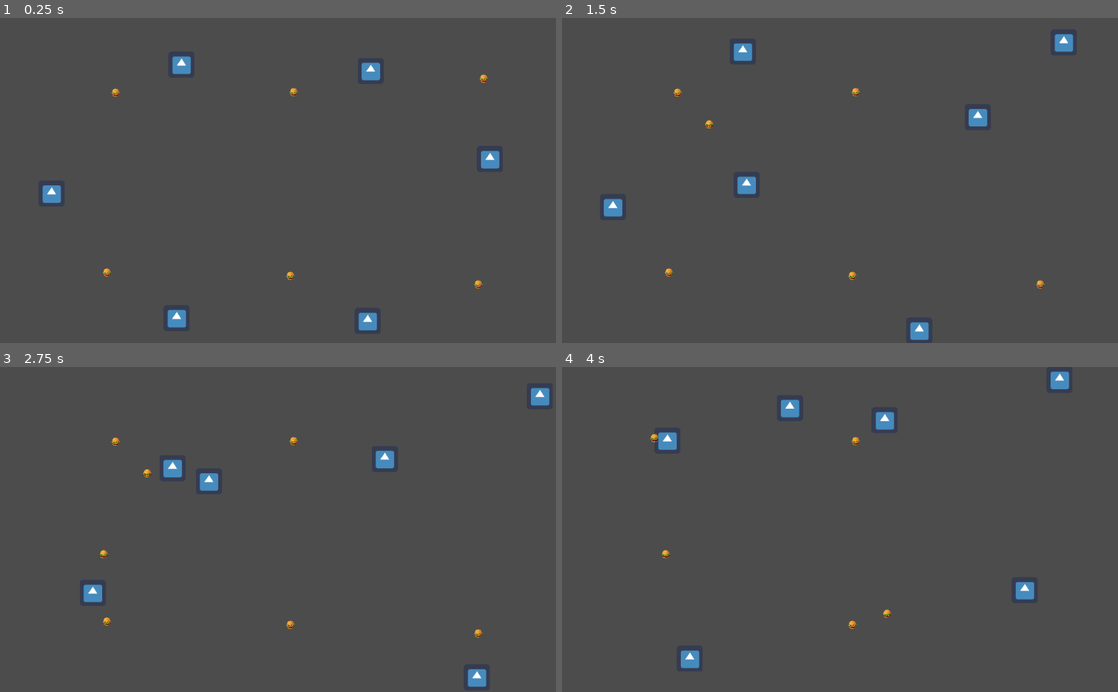
Above: before the commit, frames 1-4 (two rows, left to right).
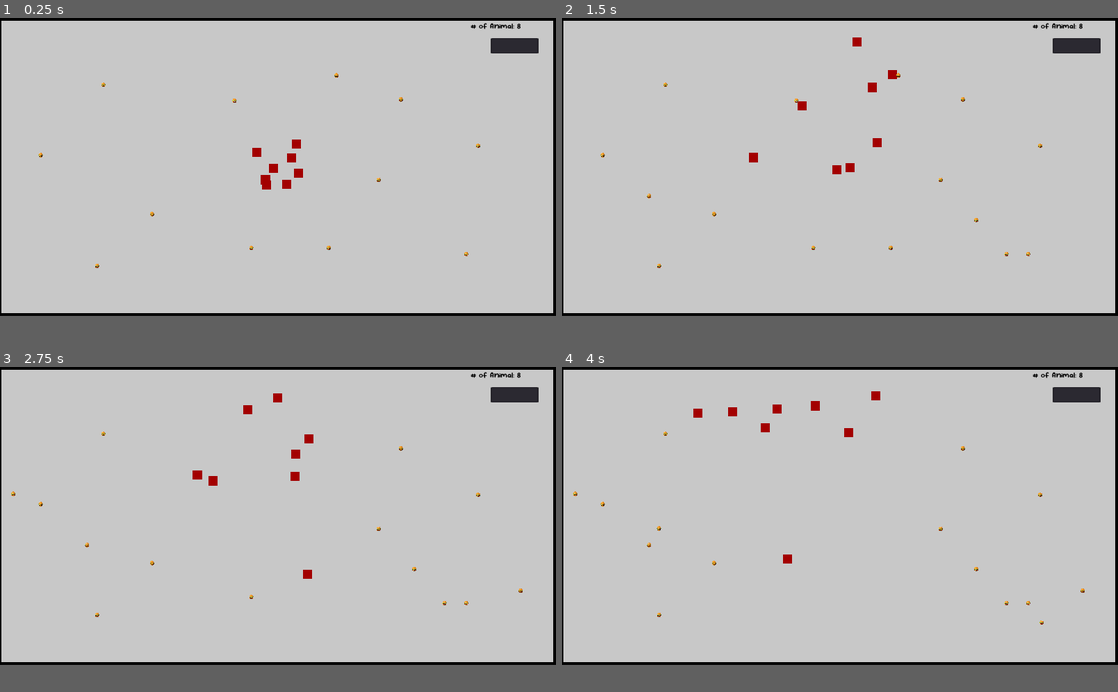
Above: after the commit, the same moments.

Repository: SachJay/LifeSimulator
Game: Godot game, scene res://Scenes/World.tscn
Two runs of this game, one before a commit and one after it. Both use one fixed random seed, a clock stepped at 60 frames per second and the inputs below. The engine's default icon, where the game draws it, is replaced by a stand-in: a white triangle on a blue panel in a dark square.
Inputs:
- Up to frame 1 (0.25 s): no input
- Up to frame 2 (1.5 s): no input
- Up to frame 3 (2.75 s): no input
- Up to frame 4 (4 s): no input
In our replay, the window is 800x468 before the commit and 800x429 after it. These sizes can differ from the game's own. Grey fills any space a smaller window leaves; there, only what the larger window draws over its background counts as a difference.

The runs differ from the first frame. In frame 1, 92% of the frame differs, in the area x 0-100%, y 0-97%; in frame 2, 92%; in frame 3, 92%; in frame 4, 92%.

Commit message:
fixes bugs and refines alpha version

Diff:
--- a/app/Scenes/Generator.gd
+++ /dev/null
@@ -1,28 +0,0 @@
-extends Node
-
-onready var tween = $food
-var rng = RandomNumberGenerator.new()
-
-var counter = 0;
-
-func _ready():
-	pass
-
-
-func _on_Timer_timeout():
-	counter+=1
-
-#	var child = load("res://Scenes/animal.tscn").instance()
-#	self.add_child(child)
-
-	if counter % 2 == 0:
-		var food = load("res://Scenes/food.tscn").instance()
-		food.position.x = rng.randf_range(-450, 450)
-		food.position.y = rng.randf_range(-250, 250)
-		self.add_child(food)
-
-	if counter % 25 == 0:
-		#end of day
-		counter = 0
-
-	print("1 sec has passed")
--- a/app/Scenes/World.tscn
+++ b/app/Scenes/World.tscn
@@ -1,79 +1,153 @@
-[gd_scene load_steps=5 format=2]
+[gd_scene load_steps=8 format=2]
 
 [ext_resource path="res://Scenes/walls.tscn" type="PackedScene" id=1]
 [ext_resource path="res://Scenes/animal.tscn" type="PackedScene" id=2]
-[ext_resource path="res://Scenes/food.tscn" type="PackedScene" id=3]
-[ext_resource path="res://Scenes/Generator.gd" type="Script" id=4]
+[ext_resource path="res://Font/Bodo Amat.ttf" type="DynamicFontData" id=3]
+[ext_resource path="res://Scripts/world.gd" type="Script" id=4]
+[ext_resource path="res://Scenes/food.tscn" type="PackedScene" id=5]
+
+[sub_resource type="Theme" id=1]
+
+[sub_resource type="DynamicFont" id=2]
+size = 24
+outline_color = Color( 0, 0, 0, 1 )
+font_data = ExtResource( 3 )
 
 [node name="World" type="Node2D"]
-position = Vector2( -29, -19 )
+position = Vector2( 908, 488 )
 script = ExtResource( 4 )
 
-[node name="animal8" parent="." instance=ExtResource( 2 )]
-position = Vector2( 180, 236 )
+[node name="animalGroup" type="Node" parent="."]
 
-[node name="animal9" parent="." instance=ExtResource( 2 )]
-position = Vector2( -152, 232 )
+[node name="animal" parent="animalGroup" instance=ExtResource( 2 )]
+position = Vector2( 904, 477 )
 
-[node name="animal10" parent="." instance=ExtResource( 2 )]
-position = Vector2( -424, 3 )
+[node name="animal2" parent="animalGroup" instance=ExtResource( 2 )]
+position = Vector2( 904, 477 )
 
-[node name="animal11" parent="." instance=ExtResource( 2 )]
-position = Vector2( -135, -225 )
+[node name="animal3" parent="animalGroup" instance=ExtResource( 2 )]
+position = Vector2( 904, 477 )
 
-[node name="animal12" parent="." instance=ExtResource( 2 )]
-position = Vector2( 160, -224 )
+[node name="animal4" parent="animalGroup" instance=ExtResource( 2 )]
+position = Vector2( 904, 477 )
 
-[node name="animal13" parent="." instance=ExtResource( 2 )]
-position = Vector2( 409, 4 )
+[node name="animal5" parent="animalGroup" instance=ExtResource( 2 )]
+position = Vector2( 904, 477 )
 
-[node name="Camera2D" type="Camera2D" parent="."]
-current = true
+[node name="animal6" parent="animalGroup" instance=ExtResource( 2 )]
+position = Vector2( 904, 477 )
 
-[node name="food" parent="." instance=ExtResource( 3 )]
-light_mask = 4
-position = Vector2( -315, 170 )
+[node name="animal7" parent="animalGroup" instance=ExtResource( 2 )]
+position = Vector2( 904, 477 )
 
-[node name="food7" parent="." instance=ExtResource( 3 )]
-light_mask = 4
-position = Vector2( 369, 192 )
+[node name="animal8" parent="animalGroup" instance=ExtResource( 2 )]
+position = Vector2( 904, 477 )
 
-[node name="food6" parent="." instance=ExtResource( 3 )]
-position = Vector2( 379, -188 )
+[node name="foodGroup" type="Node" parent="."]
 
-[node name="food2" parent="." instance=ExtResource( 3 )]
-position = Vector2( 23, 176 )
+[node name="food" parent="foodGroup" instance=ExtResource( 5 )]
+position = Vector2( 338, 219 )
 
-[node name="food3" parent="." instance=ExtResource( 3 )]
-position = Vector2( 645, 515 )
+[node name="food2" parent="foodGroup" instance=ExtResource( 5 )]
+position = Vector2( 498, 643 )
 
-[node name="food4" parent="." instance=ExtResource( 3 )]
-position = Vector2( -299, -162 )
+[node name="food5" parent="foodGroup" instance=ExtResource( 5 )]
+position = Vector2( 768, 271 )
 
-[node name="food5" parent="." instance=ExtResource( 3 )]
-position = Vector2( 29, -163 )
+[node name="food8" parent="foodGroup" instance=ExtResource( 5 )]
+position = Vector2( 823, 754 )
+
+[node name="food9" parent="foodGroup" instance=ExtResource( 5 )]
+position = Vector2( 1077, 754 )
+
+[node name="food10" parent="foodGroup" instance=ExtResource( 5 )]
+position = Vector2( 318, 813 )
+
+[node name="food11" parent="foodGroup" instance=ExtResource( 5 )]
+position = Vector2( 1102, 188 )
+
+[node name="food12" parent="foodGroup" instance=ExtResource( 5 )]
+position = Vector2( 1566, 419 )
+
+[node name="food6" parent="foodGroup" instance=ExtResource( 5 )]
+position = Vector2( 1313, 267 )
+
+[node name="food7" parent="foodGroup" instance=ExtResource( 5 )]
+position = Vector2( 1240, 531 )
+
+[node name="food3" parent="foodGroup" instance=ExtResource( 5 )]
+position = Vector2( 133, 450 )
+
+[node name="food4" parent="foodGroup" instance=ExtResource( 5 )]
+position = Vector2( 1527, 774 )
 
 [node name="wall" parent="." instance=ExtResource( 1 )]
 modulate = Color( 0, 0, 0, 1 )
-position = Vector2( -579, -5 )
+position = Vector2( -967, 41 )
+scale = Vector2( 1, 3 )
 collision_layer = 1
 
 [node name="wall2" parent="." instance=ExtResource( 1 )]
 modulate = Color( 0, 0, 0, 1 )
-position = Vector2( -35, -333 )
-scale = Vector2( 10, 0.1 )
+position = Vector2( 211, -512 )
+scale = Vector2( 100, 0.1 )
 
 [node name="wall3" parent="." instance=ExtResource( 1 )]
 modulate = Color( 0, 0, 0, 1 )
-position = Vector2( 569, -5 )
+position = Vector2( 961, -193 )
+scale = Vector2( 1, 3 )
 
 [node name="wall4" parent="." instance=ExtResource( 1 )]
 modulate = Color( 0, 0, 0, 1 )
-position = Vector2( 5, 331 )
-scale = Vector2( 10, 0.1 )
+position = Vector2( -204, 511 )
+scale = Vector2( 100, 0.1 )
 
 [node name="Timer" type="Timer" parent="."]
 wait_time = 0.5
 autostart = true
 
+[node name="CanvasLayer" type="CanvasLayer" parent="."]
+layer = -1
+
+[node name="ColorRect" type="ColorRect" parent="CanvasLayer"]
+anchor_right = 1.0
+anchor_bottom = 1.0
+margin_left = -7.0
+margin_top = -3.0
+margin_right = -7.0
+margin_bottom = -3.0
+color = Color( 0.788235, 0.788235, 0.788235, 1 )
+__meta__ = {
+"_edit_lock_": true,
+"_edit_use_anchors_": false
+}
+
+[node name="CanvasLayer2" type="CanvasLayer" parent="."]
+layer = 10
+
+[node name="Label" type="Label" parent="CanvasLayer2"]
+modulate = Color( 0, 0, 0, 1 )
+self_modulate = Color( 0, 0, 0, 1 )
+margin_left = 1541.0
+margin_top = 14.0
+margin_right = 1839.0
+margin_bottom = 41.0
+theme = SubResource( 1 )
+custom_fonts/font = SubResource( 2 )
+text = "# of Animals: 40"
+__meta__ = {
+"_edit_use_anchors_": false
+}
+
+[node name="LineEdit" type="LineEdit" parent="CanvasLayer2"]
+margin_left = 1608.0
+margin_top = 66.0
+margin_right = 1666.0
+margin_bottom = 90.0
+rect_scale = Vector2( 2.67667, 2.12402 )
+__meta__ = {
+"_edit_use_anchors_": false
+}
+
 [connection signal="timeout" from="Timer" to="." method="_on_Timer_timeout"]
+[connection signal="text_entered" from="CanvasLayer2/LineEdit" to="." method="_on_LineEdit_text_entered"]
--- a/app/Scenes/animal.tscn
+++ b/app/Scenes/animal.tscn
@@ -1,20 +1,23 @@
 [gd_scene load_steps=5 format=2]
 
-[ext_resource path="res://Sprites/icon.png" type="Texture" id=1]
-[ext_resource path="res://Scripts/mainscene.gd" type="Script" id=2]
+[ext_resource path="res://Sprites/whitebackground.png" type="Texture" id=1]
+[ext_resource path="res://Scripts/animal.gd" type="Script" id=2]
 
 [sub_resource type="RectangleShape2D" id=1]
-extents = Vector2( 32.3333, 31.4167 )
+extents = Vector2( 13.5, 13.0417 )
 
 [sub_resource type="RectangleShape2D" id=2]
-extents = Vector2( 42.6667, 42.0741 )
+extents = Vector2( 17.7778, 17.6296 )
 
 [node name="animal" type="KinematicBody2D" groups=["animals"]]
+modulate = Color( 0, 0, 0, 1 )
+scale = Vector2( 1.5, 1.5 )
 collision_mask = 6
 script = ExtResource( 2 )
 
 [node name="Sprite" type="Sprite" parent="."]
-scale = Vector2( 0.75, 0.75 )
+position = Vector2( 0, -2.86102e-06 )
+scale = Vector2( 0.025, 0.0333333 )
 texture = ExtResource( 1 )
 
 [node name="CollisionShape2D2" type="CollisionShape2D" parent="."]
--- /dev/null
+++ b/app/Scripts/animal.gd
@@ -0,0 +1,87 @@
+extends KinematicBody2D
+
+#setup variables
+onready var timer = $Timer
+var waittime
+var rng = RandomNumberGenerator.new()
+var timedout = false
+var foodConsumed = 0
+
+#stat variables
+var startingEnergy = 300
+var energy = startingEnergy
+var speed = 1000
+var speedConstant = 10000
+
+#movement variables
+var xDir = 0
+var yDir = 0
+var vector
+
+func _ready():
+	rng.randomize()
+	waittime = timer.wait_time
+	self.modulate = Color(map_speed(speed), 0, 0)
+
+func _physics_process(delta):
+	vector = Vector2(delta * xDir * speed * waittime, delta * yDir * speed * waittime)
+	move_and_collide(vector)
+
+	if timedout:
+		xDir = rng.randf_range(-10.0, 10.0)
+		yDir = rng.randf_range(-10.0, 10.0)
+		timedout = false
+
+func _on_Timer_timeout():
+	timedout = true
+	energy -= pow(speed, 1.25)/speedConstant
+
+	if energy < 0:
+		consume_food()
+		energy = startingEnergy
+
+func _on_Area2D_body_entered(body):
+	if "food" in body.name:
+		foodConsumed += 1
+		body.queue_free()
+
+func consume_food():
+	if foodConsumed == 0:
+		get_tree().get_root().get_node("World").whenAnimalDied()
+		self.queue_free()
+	else:
+		foodConsumed -= 1
+
+func _on_Area2D_area_entered(area):
+	if "food" in area.name:
+		if foodConsumed > 2:
+			create_child()
+		else:
+			foodConsumed += 1
+		area.queue_free()
+
+func create_child():
+	var animal = load("res://Scenes/animal.tscn").instance()
+	speed = get_tree().get_root().get_node("World").animalSpeed
+
+	animal.position = self.position
+	animal.speed = speed + rng.randf_range(-100.0, 100.0)
+	animal.modulate = Color(map_speed(animal.speed), 0, 0)
+	get_tree().get_root().get_node("World").get_node("animalGroup").call_deferred("add_child", animal)
+	get_tree().get_root().get_node("World").whenAnimalCreated()
+
+func map(inputLow, inputHigh, outputLow, outputHigh, value):
+	if value < inputLow:
+		return outputLow
+
+	if value > inputHigh:
+		return outputHigh
+
+	var inputRange:float = inputHigh - inputLow
+	var outputRange:float = outputHigh - outputLow
+	var percent:float = (value - inputLow) / inputRange
+
+	return outputLow + outputRange * percent
+
+func map_speed(speedValue):
+	return map(100, 1500, 0, 1, speedValue)
--- a/app/Scripts/mainscene.gd
+++ /dev/null
@@ -1,60 +0,0 @@
-extends KinematicBody2D
-
-onready var timer = $Timer
-var waittime
-
-var rng = RandomNumberGenerator.new()
-var timedout = false
-
-var xVelo = 500
-var yVelo = 500
-var xDir = 0
-var yDir = 0
-var foodConsumed = 0
-var vector
-
-var counter = 0
-
-func _ready():
-	rng.randomize()
-	waittime = timer.wait_time
-
-func _physics_process(delta):
-
-	#rng.randf_range(-10.0, 10.0)
-	vector = Vector2(delta * xDir * xVelo * waittime, delta * yDir * yVelo * waittime)
-	move_and_collide(vector)
-
-	if timedout:
-		xDir = rng.randf_range(-10.0, 10.0)
-		yDir = rng.randf_range(-10.0, 10.0)
-
-		timedout = false
-
-func _on_Timer_timeout():
-	timedout = true
-	counter+=1
-	if counter == 60: #every 20, 1 fodd spawns
-		consume_food()
-		counter = 0
-
-func _on_Area2D_body_entered(body):
-	if "food" in body.name:
-		foodConsumed += 1
-		body.queue_free()
-
-func consume_food():
-	if foodConsumed == 0:
-		self.queue_free()
-	else:
-		foodConsumed -= 1
-
-func _on_Area2D_area_entered(area):
-	if "food" in area.name:
-		if foodConsumed > 1:
-			var animal = load("res://Scenes/animal.tscn").instance()
-			animal.position = self.position
-			get_tree().get_root().get_node("World").add_child(animal)
-		else:
-			foodConsumed += 1
-		area.queue_free()
--- /dev/null
+++ b/app/Scripts/world.gd
@@ -0,0 +1,46 @@
+extends Node
+
+onready var label = $CanvasLayer2/Label
+
+var numOfAnimals = 8
+
+var rng = RandomNumberGenerator.new()
+
+var counter = 0
+var cameraX = ProjectSettings.get_setting("display/window/size/width")
+var cameraY = ProjectSettings.get_setting("display/window/size/height")
+var offset = 10
+
+#Animal Variables
+var animalSpeed = 500
+
+func _ready():
+	label.text = "# of Animal: " + str(numOfAnimals)
+
+func _on_Timer_timeout():
+	counter+=1
+
+	if counter % 1 == 0:
+		var food = load("res://Scenes/food.tscn").instance()
+		food.position.x = rng.randf_range(offset, cameraX-offset)
+		food.position.y = rng.randf_range(offset, cameraY-offset)
+		self.get_node("foodGroup").add_child(food)
+
+	if counter % 25 == 0:
+		#end of day
+		counter = 0
+
+func whenAnimalCreated():
+	numOfAnimals += 1
+	label.text = "# of Animals: " + str(numOfAnimals)
+
+func whenAnimalDied():
+	numOfAnimals -= 1
+	label.text = "# of Animals: " + str(numOfAnimals)
+
+
+func _on_LineEdit_text_entered(new_text):
+	if int(new_text) >= 1:
+		animalSpeed = int(new_text)
+	else:
+		animalSpeed = 500
--- a/app/project.godot
+++ b/app/project.godot
@@ -13,6 +13,12 @@
 config/name="LifeSimulation"
 run/main_scene="res://Scenes/World.tscn"
 config/icon="res://Sprites/icon.png"
+
+[display]
+
+window/size/width=1821
+window/size/height=977
+window/stretch/mode="2d"
 
 [global]
 
Binary file added: app/Font/Bodo Amat.ttf
Not shown, added: app/bodo_amat.zip
